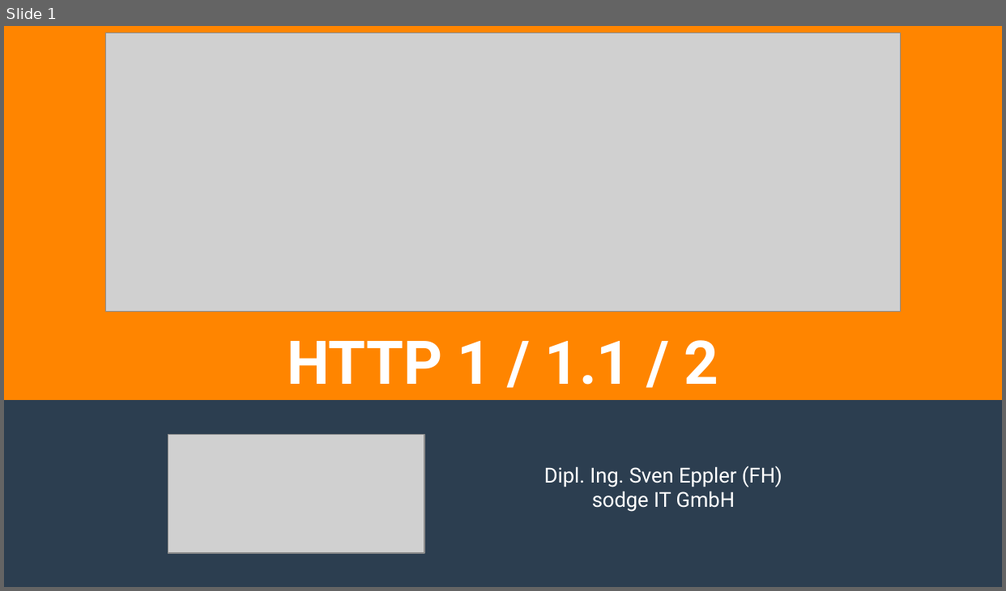
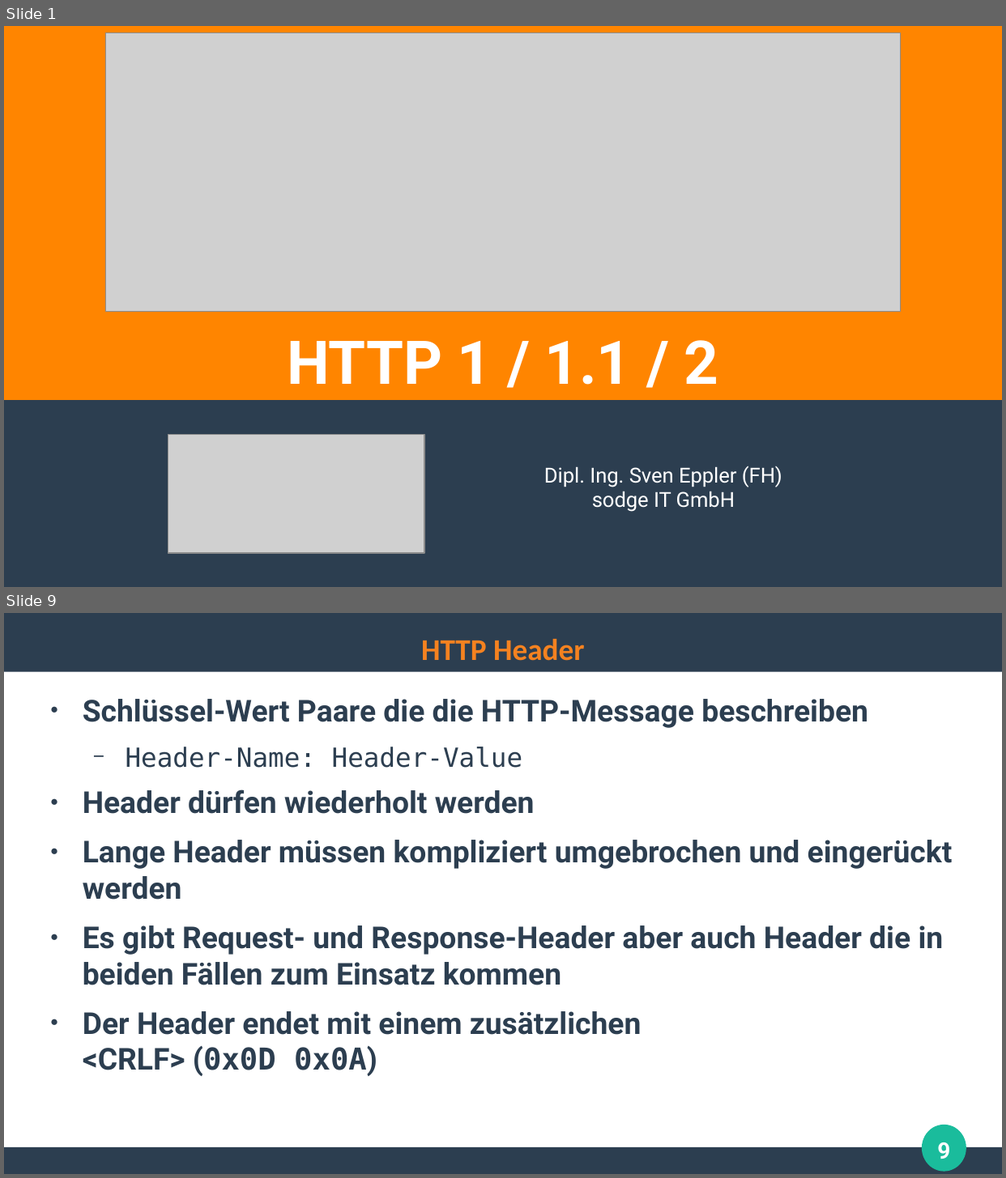
Before and after one commit to ghandmann/HS-AlbSig-WebAnwendungen2, a slide deck: Kapitel/02_HTTP.odp. Shown one above the other, each under a label of ours: slide 1 before the commit, slides 1 and 9 after it; the slides between them are not shown. The pictures are 1006x591 and 1006x1178 pixels, drawn with LibreOffice and Linux fonts; fonts in the diff are those of the drawing; grey boxes stand for pictures. Boxes give left, top, right and bottom in pixels: in the first picture for what was removed or moved away, otherwise in the second. Text is boxed around its words. In the diff, an @@ line names an element or a change of style, - is before the commit and + after.

Commit message:
Update HTTP presentation

```diff
--- a/Kapitel/02_HTTP.odp
+++ b/Kapitel/02_HTTP.odp
@@ slide 9 added at (4,613,1002,1174), background #FFFFFF @@
@@ rectangle added at (4,613,1002,672), fill #2C3E50 @@
@@ title added at (421,639,585,661), 24 pt, text #F58220, bold @@
+HTTP Header
@@ text added at (83,699,953,1076), 24 pt, text #2C3E50, bold @@
+● Schlüssel-Wert Paare die die HTTP-Message beschreiben
+  − Header-Name: Header-Value
+● Header dürfen wiederholt werden
+● Lange Header müssen kompliziert umgebrochen und eingerückt werden
+● Es gibt Request- und Response-Header aber auch Header die in beiden Fällen zum Einsatz kommen
+● Der Header endet mit einem zusätzlichen
+  <CRLF> (0x0D 0x0A)
@@ ellipse added at (923,1125,966,1172), fill #1ABC9C @@
@@ page number added at (937,1143,950,1159), 18 pt, text #FFFFFF, bold @@
+9
@@ rectangle added at (4,1148,1002,1174), fill #2C3E50 @@
```
Also in this commit, not shown: 4 slides changed, 14 other slides added, 3 slides removed.
